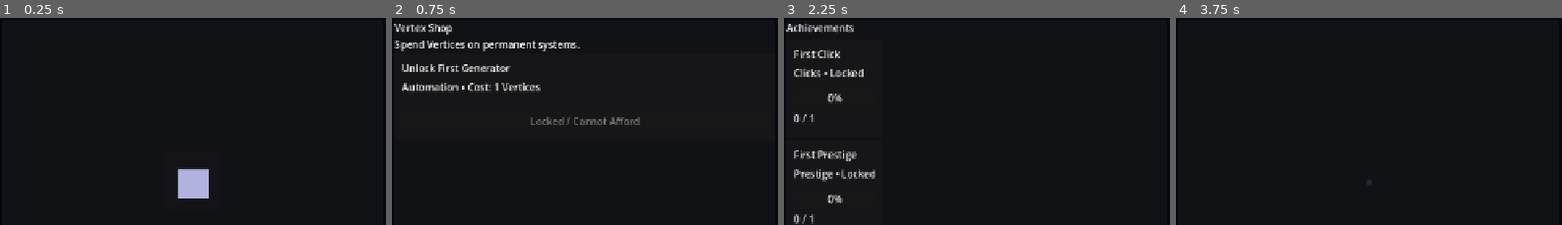
Above: before the commit, frames 1-4 (left to right).
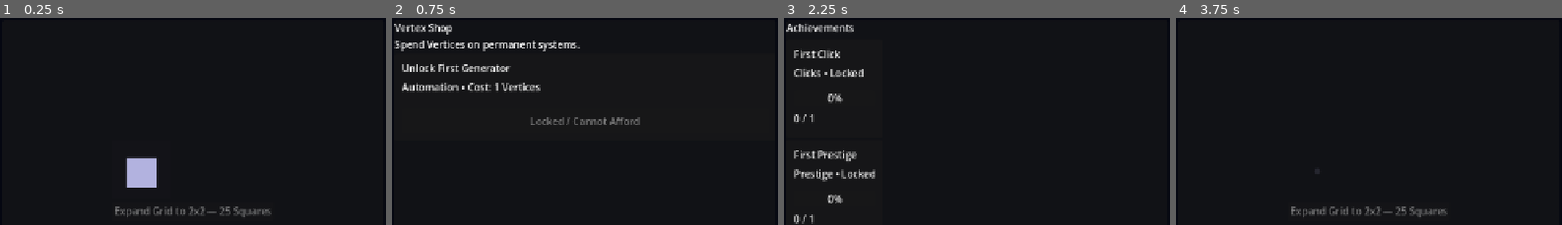
Above: after the commit, the same moments.

Repository: franciscoCapa27/Squared_2
Game: Godot game, scene res://scenes/main/Main.tscn
Same seed, same stepped clock (60 frames per second), same inputs: the game is played once before the commit and once after it.
Inputs:
- Up to frame 1 (0.25 s): no input
- Up to frame 2 (0.75 s): click "Vertices" at 0.5 s
- Up to frame 3 (2.25 s): click "Grid" at 1.25 s; click "Achievements" at 2 s
- Up to frame 4 (3.75 s): click "Grid" at 2.75 s; click "■" at 3.5 s
The pictures show only the part of the screen within x 23-73%, y 14-64%; the shares and areas given below are measured in that part.

The runs differ from the first frame. In frame 1, 3.2% of the frame differs, in the area x 29-71%, y 67-97%; in frame 2, less than 0.1%; in frame 3, less than 0.1%; in frame 4, 0.9%.

Commit message:
Decouple grid expansion from prestige

Diff:
--- a/squared-2/scenes/main/Main.tscn
+++ b/squared-2/scenes/main/Main.tscn
@@ -161,14 +161,22 @@
 
 [node name="GridCenter" type="CenterContainer" parent="RootMargin/MainVbox/Content/CenterPageRoot/GridPage" unique_id=847906112]
 layout_mode = 2
-mouse_filter = 2
-
-[node name="GridRoot" type="GridContainer" parent="RootMargin/MainVbox/Content/CenterPageRoot/GridPage/GridCenter" unique_id=638752931]
+size_flags_vertical = 3
+mouse_filter = 2
+
+[node name="GridVBox" type="VBoxContainer" parent="RootMargin/MainVbox/Content/CenterPageRoot/GridPage/GridCenter" unique_id=355446560]
+layout_mode = 2
+
+[node name="GridRoot" type="GridContainer" parent="RootMargin/MainVbox/Content/CenterPageRoot/GridPage/GridCenter/GridVBox" unique_id=638752931]
 unique_name_in_owner = true
 layout_mode = 2
 mouse_filter = 2
 theme_override_constants/h_separation = 12
 theme_override_constants/v_separation = 12
+
+[node name="UpgradeGridButton" type="Button" parent="RootMargin/MainVbox/Content/CenterPageRoot/GridPage/GridCenter/GridVBox" unique_id=225480493]
+unique_name_in_owner = true
+layout_mode = 2
 
 [node name="VertexShopPage" type="PanelContainer" parent="RootMargin/MainVbox/Content/CenterPageRoot" unique_id=1217666360]
 unique_name_in_owner = true
--- a/squared-2/scripts/autoload/achievement_system.gd
+++ b/squared-2/scripts/autoload/achievement_system.gd
@@ -11,7 +11,7 @@
 	EventBus.vertices_changed.connect(_on_any_progress_value_changed)
 	EventBus.prestige_changed.connect(_on_any_progress_value_changed)
 	EventBus.grid_changed.connect(_on_any_progress_changed)
-
+	EventBus.grid_upgraded.connect(_on_grid_upgraded)
 	EventBus.vertex_upgrade_purchased.connect(_on_vertex_upgrade_purchased)
 	EventBus.passive_generator_unlocked.connect(_on_passive_generator_unlocked)
 	EventBus.passive_generator_upgraded.connect(_on_passive_generator_upgraded)
@@ -307,3 +307,5 @@
 
 func _on_passive_generator_upgraded(_generator_id: String) -> void:
 	check_all_achievements()
+func _on_grid_upgraded(_new_grid_size: int) -> void:
+	check_all_achievements()
--- a/squared-2/scripts/autoload/event_bus.gd
+++ b/squared-2/scripts/autoload/event_bus.gd
@@ -9,3 +9,4 @@
 signal vertex_upgrade_purchased(upgrade_id: String)
 signal passive_generator_unlocked(generator_id: String)
 signal passive_generator_upgraded(generator_id: String)
+signal grid_upgraded(new_grid_size: int)
--- a/squared-2/scripts/autoload/game_state.gd
+++ b/squared-2/scripts/autoload/game_state.gd
@@ -5,6 +5,10 @@
 
 const PRESTIGE_REQUIRED_SQUARES := 10.0
 const VERTEX_GAIN_DIVISOR := 100.0
+
+const MAX_GRID_SIZE := 6
+const GRID_UPGRADE_BASE_COST := 25.0
+const GRID_UPGRADE_COST_MULTIPLIER := 6.0
 
 var squares: float = 0.0
 var vertices: int = 0
@@ -91,15 +95,8 @@
 	squares = 0.0
 
 	PassiveSystem.reset_run_state_on_prestige()
-
-	var trait_roll_grid_size: int = grid_size
-
-	if prestige_count == 1:
-		trait_roll_grid_size = 1
-		_unlock_grid_size_2()
-		EventBus.story_message.emit("One became four. The void has corners now.")
-
-	_apply_random_trait_to_random_square(trait_roll_grid_size)
+	_apply_random_trait_to_random_square(grid_size)
+
 	_emit_core_state_changed()
 	EventBus.grid_changed.emit()
 
@@ -112,34 +109,72 @@
 
 func _create_initial_grid() -> void:
 	grid_size = INITIAL_GRID_SIZE
-	square_ids = [INITIAL_SQUARE_ID]
+	square_ids.clear()
 	squares_by_id.clear()
 
 	var square_data: SquareData = SquareData.new(INITIAL_SQUARE_ID, 0, 0)
+
+	square_ids.append(INITIAL_SQUARE_ID)
 	squares_by_id[INITIAL_SQUARE_ID] = square_data
 
-
-func _unlock_grid_size_2() -> void:
-	grid_size = 2
-	square_ids = ["A1", "A2", "B1", "B2"]
+func _set_grid_size(new_grid_size: int) -> void:
+	var old_squares_by_id: Dictionary = squares_by_id.duplicate()
+
+	grid_size = clamp(new_grid_size, INITIAL_GRID_SIZE, MAX_GRID_SIZE)
+	square_ids.clear()
 	squares_by_id.clear()
 
-	var coordinates: Dictionary = {
-		"A1": Vector2i(0, 0),
-		"A2": Vector2i(1, 0),
-		"B1": Vector2i(0, 1),
-		"B2": Vector2i(1, 1)
-	}
-
-	for square_id: String in square_ids:
-		var position: Vector2i = coordinates[square_id] as Vector2i
-		var square_data: SquareData = SquareData.new(square_id, position.x, position.y)
-
-		square_data.created_at_prestige = prestige_count
-		square_data.created_at_grid_tier = grid_size
-
-		squares_by_id[square_id] = square_data
-
+	for y: int in grid_size:
+		for x: int in grid_size:
+			var square_id: String = _get_square_id_from_position(x, y)
+			square_ids.append(square_id)
+
+			if old_squares_by_id.has(square_id):
+				squares_by_id[square_id] = old_squares_by_id[square_id]
+				continue
+
+			var square_data: SquareData = SquareData.new(square_id, x, y)
+			square_data.created_at_prestige = prestige_count
+			square_data.created_at_grid_tier = grid_size
+			squares_by_id[square_id] = square_data
+
+func can_upgrade_grid() -> bool:
+	if grid_size >= MAX_GRID_SIZE:
+		return false
+
+	return squares >= get_grid_upgrade_cost()
+
+
+func get_grid_upgrade_cost() -> float:
+	return GRID_UPGRADE_BASE_COST * pow(GRID_UPGRADE_COST_MULTIPLIER, float(grid_size - 1))
+
+
+func get_next_grid_size() -> int:
+	return min(grid_size + 1, MAX_GRID_SIZE)
+
+
+func upgrade_grid() -> bool:
+	if not can_upgrade_grid():
+		return false
+
+	var cost: float = get_grid_upgrade_cost()
+
+	if not spend_squares(cost):
+		return false
+
+	var next_grid_size: int = get_next_grid_size()
+	_set_grid_size(next_grid_size)
+
+	EventBus.grid_upgraded.emit(grid_size)
+	EventBus.grid_changed.emit()
+	EventBus.story_message.emit(
+		"The grid expands to %sx%s." % [
+			grid_size,
+			grid_size
+		]
+	)
+
+	return true
 
 # ------------------------------------------------------------------------------
 # Traits
@@ -465,3 +500,7 @@
 		return value as Dictionary
 
 	return {}
+
+func _get_square_id_from_position(x: int, y: int) -> String:
+	var row_letter: String = char(65 + y)
+	return "%s%s" % [row_letter, x + 1]
--- a/squared-2/scripts/main/main.gd
+++ b/squared-2/scripts/main/main.gd
@@ -62,13 +62,13 @@
 
 func _connect_page_signals() -> void:
 	grid_page.square_selected.connect(_on_grid_square_selected)
+	grid_page.grid_upgrade_requested.connect(_on_grid_upgrade_requested)
 
 	vertex_shop_page.vertex_upgrade_purchased.connect(_on_vertex_upgrade_purchased)
 	passive_panel.passive_generator_upgraded.connect(_on_passive_generator_upgraded)
 
 	options_page.save_imported.connect(_on_options_save_imported)
 	options_page.hard_reset_completed.connect(_on_options_hard_reset_completed)
-
 
 func _initialize_new_game_ui() -> void:
 	_refresh_labels()
@@ -177,7 +177,14 @@
 func _on_grid_square_selected(square_id: String) -> void:
 	square_details_panel.show_square(square_id)
 
-
+func _on_grid_upgrade_requested() -> void:
+	var upgraded: bool = GameState.upgrade_grid()
+
+	if not upgraded:
+		return
+
+	square_details_panel.clear()
+	_refresh_labels()
 # ------------------------------------------------------------------------------
 # Page Events
 # ------------------------------------------------------------------------------
--- a/squared-2/scripts/ui/grid_page.gd
+++ b/squared-2/scripts/ui/grid_page.gd
@@ -1,9 +1,11 @@
-extends PanelContainer
+extends Control
 class_name GridPage
 
 signal square_selected(square_id: String)
+signal grid_upgrade_requested()
 
 @onready var grid_root: GridContainer = %GridRoot
+@onready var upgrade_grid_button: Button = %UpgradeGridButton
 
 var square_button_scene: PackedScene = preload("res://scenes/squares/SquareButton.tscn")
 var square_buttons_by_id: Dictionary = {}
@@ -11,6 +13,10 @@
 
 func _ready() -> void:
 	EventBus.grid_changed.connect(rebuild)
+	EventBus.squares_changed.connect(_on_squares_changed)
+
+	upgrade_grid_button.pressed.connect(_on_upgrade_grid_button_pressed)
+
 	rebuild()
 
 
@@ -19,7 +25,6 @@
 		child.queue_free()
 
 	square_buttons_by_id.clear()
-
 	grid_root.columns = GameState.grid_size
 
 	for square_id: String in GameState.square_ids:
@@ -37,6 +42,8 @@
 
 		square_buttons_by_id[square_data.id] = square_button
 
+	_refresh_upgrade_button()
+
 
 func refresh_buttons() -> void:
 	for square_id: String in square_buttons_by_id.keys():
@@ -48,7 +55,56 @@
 
 		square_button.set_square_data(square_data)
 
+	_refresh_upgrade_button()
+
+
+func _refresh_upgrade_button() -> void:
+	if GameState.grid_size >= GameState.MAX_GRID_SIZE:
+		upgrade_grid_button.text = "Grid Fully Expanded"
+		upgrade_grid_button.disabled = true
+		upgrade_grid_button.tooltip_text = "Maximum grid size reached."
+		return
+
+	var next_grid_size: int = GameState.get_next_grid_size()
+	var cost: float = GameState.get_grid_upgrade_cost()
+
+	upgrade_grid_button.text = "Expand Grid to %sx%s — %s Squares" % [
+		next_grid_size,
+		next_grid_size,
+		NumberFormatter.cost(cost)
+	]
+
+	upgrade_grid_button.disabled = not GameState.can_upgrade_grid()
+	upgrade_grid_button.tooltip_text = "Unlocks %s Trait rolls. Cost: %s Squares" % [
+		_get_rarity_unlock_text(next_grid_size),
+		NumberFormatter.cost(cost)
+	]
+
+
+func _get_rarity_unlock_text(next_grid_size: int) -> String:
+	match next_grid_size:
+		2:
+			return "Uncommon"
+		3:
+			return "Rare"
+		4:
+			return "Epic"
+		5:
+			return "Legendary"
+		6:
+			return "Cosmic"
+		_:
+			return "higher-rarity"
+
 
 func _on_square_button_clicked(square_id: String) -> void:
 	GameState.click_square(square_id)
 	square_selected.emit(square_id)
+
+
+func _on_upgrade_grid_button_pressed() -> void:
+	grid_upgrade_requested.emit()
+
+
+func _on_squares_changed(_value: float) -> void:
+	_refresh_upgrade_button()
